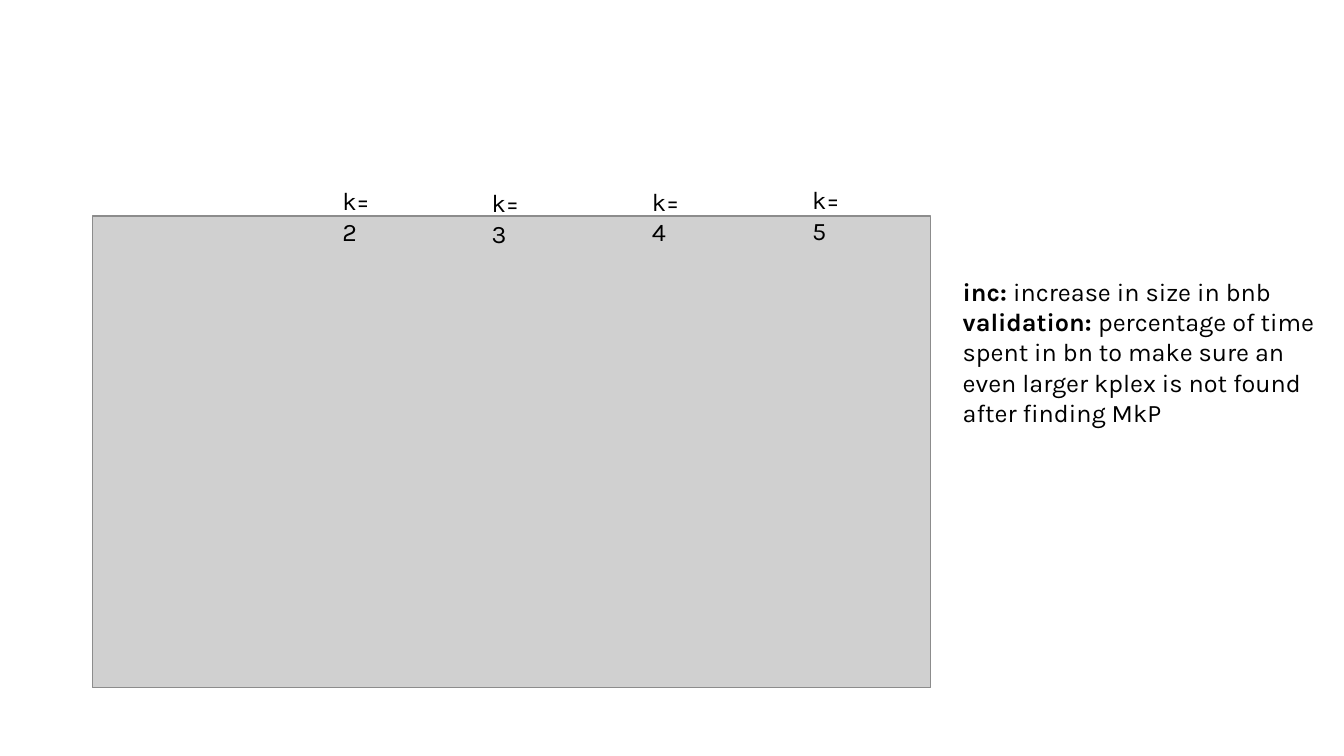
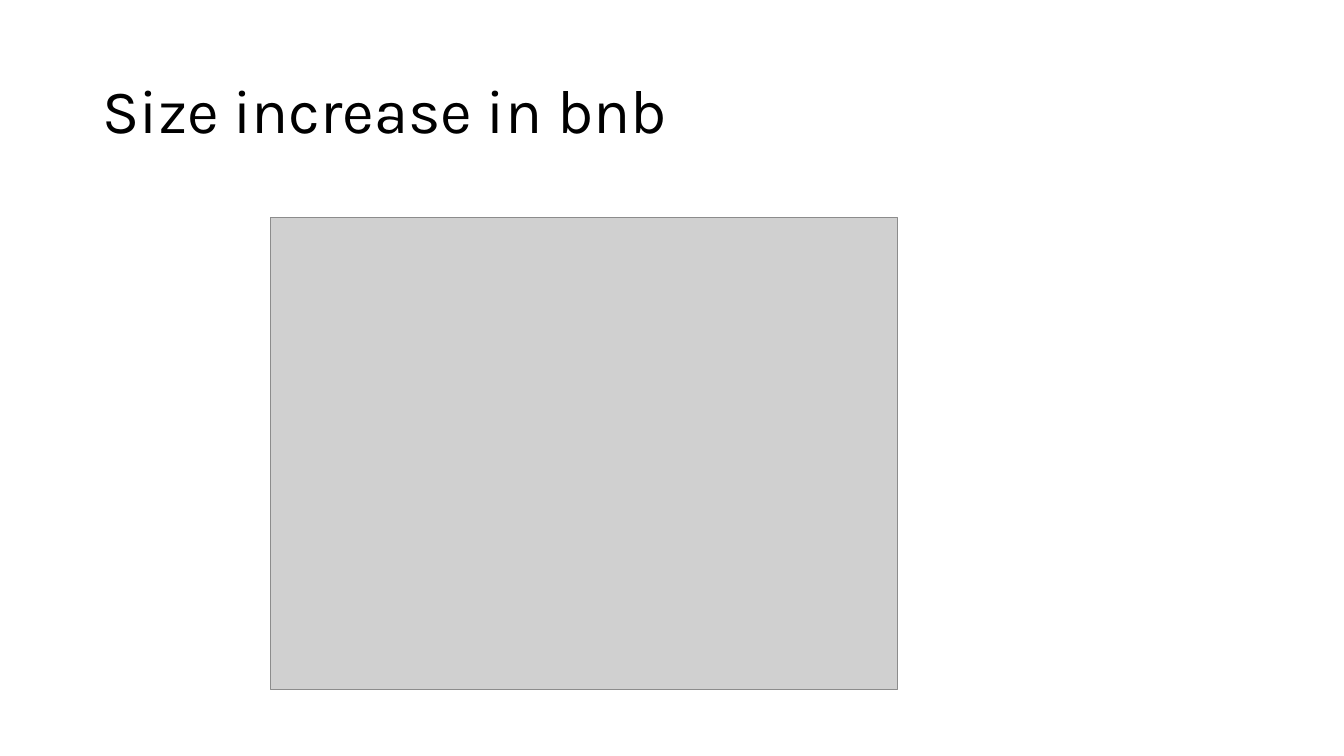
Before and after one commit to akhlaqueak/MaxKPlex, a slide deck: slide 22 of kPEX/kPEX_extension.pptx. Drawn at 1344x756 pixels with LibreOffice and Linux fonts; fonts in the diff are those of the drawing; grey boxes stand for pictures. Boxes give left, top, right and bottom in pixels: in the first picture for what was removed or moved away, otherwise in the second. Text is boxed around its words. In the diff, an @@ line names an element or a change of style, - is before the commit and + after.

```diff
--- a/kPEX/kPEX_extension.pptx
+++ b/kPEX/kPEX_extension.pptx
@@ title added at <box>102,90,667,134</box>, 44 pt, text #000000 @@
+Size increase in bnb
@@ text removed at <box>342,192,369,241</box> @@
-k=2
@@ text removed at <box>492,194,519,244</box> @@
-k=3
@@ text removed at <box>652,193,679,241</box> @@
-k=4
@@ text removed at <box>812,191,839,241</box> @@
-k=5
@@ picture: place and size @@
-picture at <box>93,216,932,688</box>
+picture at <box>270,218,897,690</box>
@@ text removed at <box>963,283,1314,428</box> @@
-inc: increase in size in bnb
-validation: percentage of time spent in bn to make sure an even larger kplex is not found after finding MkP
```
Also in this commit, not shown: 2 slides added, 2 other files.
